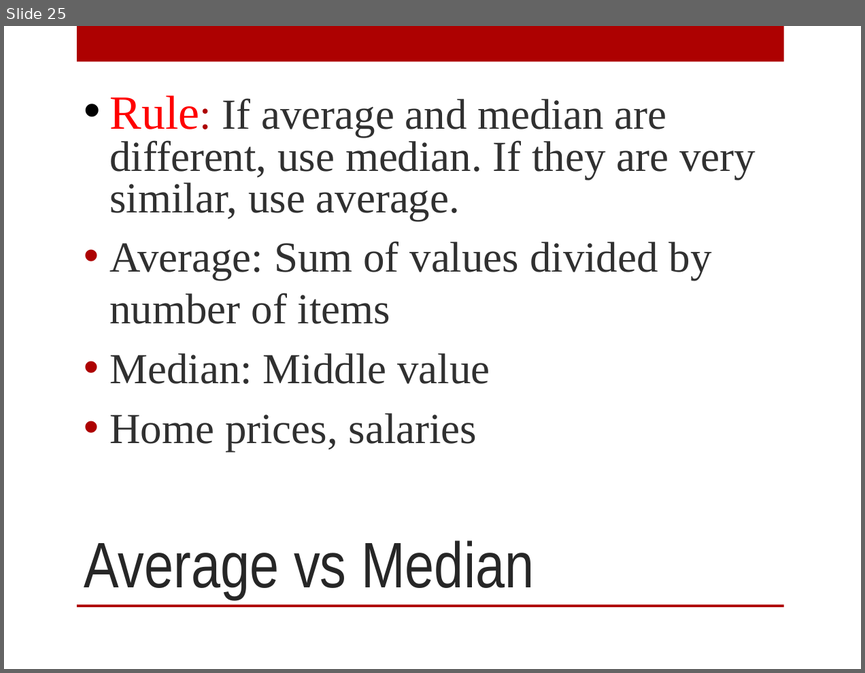
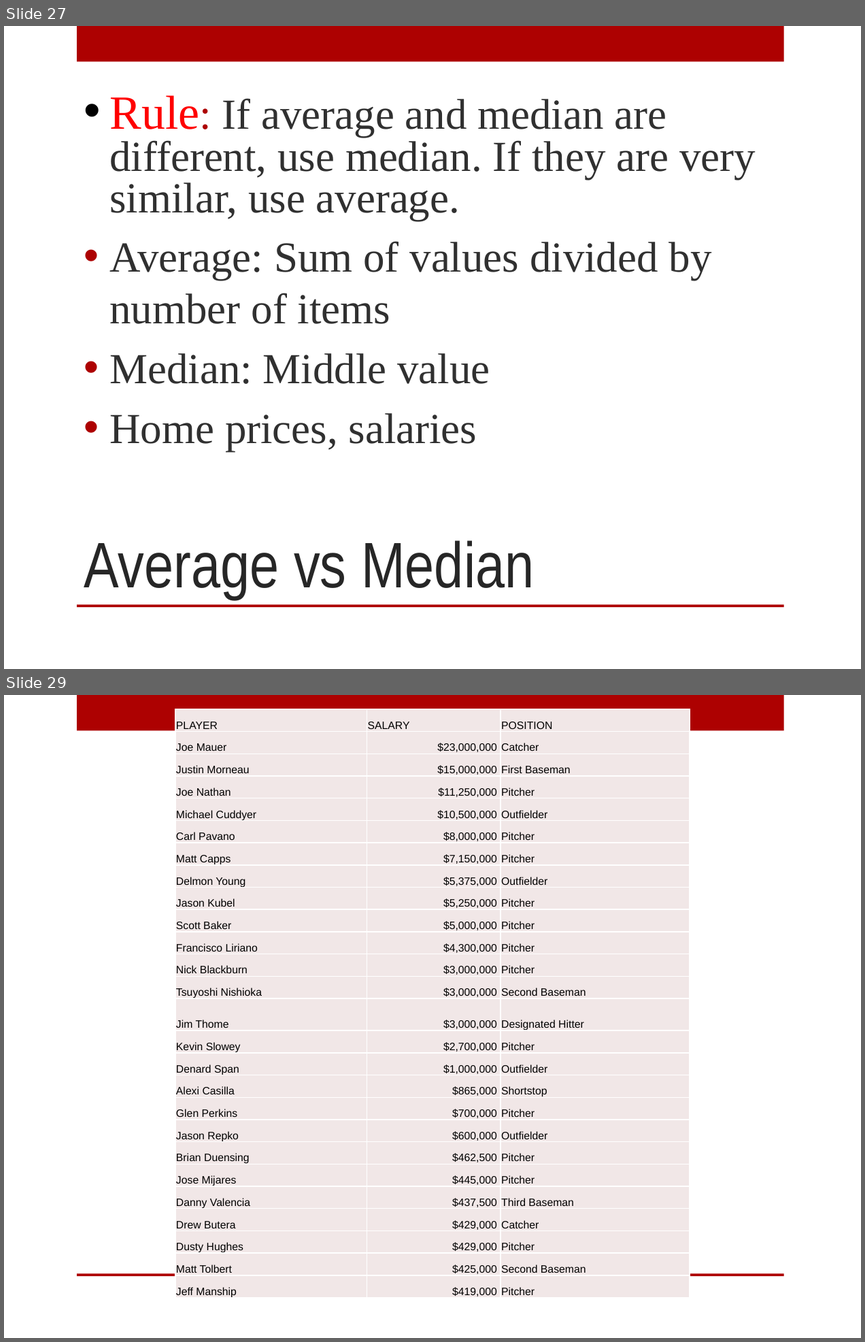
Before and after one commit to mjwebster/DataJ, a slide deck: Other/NumeracyStrib2015.pptx. Shown one above the other, each under a label of ours: slide 25 before the commit, slides 27 and 29 after it; the slides between them are not shown. The pictures are 865x673 and 865x1342 pixels, drawn with LibreOffice and Linux fonts; fonts in the diff are those of the drawing; background and template pictures are left out. Boxes give left, top, right and bottom in pixels: in the first picture for what was removed or moved away, otherwise in the second. Text is boxed around its words. In the diff, an @@ line names an element or a change of style, - is before the commit and + after.

```diff
--- a/Other/NumeracyStrib2015.pptx
+++ b/Other/NumeracyStrib2015.pptx
@@ slide 29 added at <box>4,695,861,1338</box>, background picture (left out); not listed: 2 template elements that a slide beside it also shows @@
@@ table added at <box>175,709,689,1300</box>, 26 rows, 3 columns @@
+PLAYER | SALARY | POSITION
+Joe Mauer | $23,000,000 | Catcher
+Justin Morneau | $15,000,000 | First Baseman
+Joe Nathan | $11,250,000 | Pitcher
+Michael Cuddyer | $10,500,000 | Outfielder
+Carl Pavano | $8,000,000 | Pitcher
+Matt Capps | $7,150,000 | Pitcher
+Delmon Young | $5,375,000 | Outfielder
+Jason Kubel | $5,250,000 | Pitcher
+Scott Baker | $5,000,000 | Pitcher
+Francisco Liriano | $4,300,000 | Pitcher
+Nick Blackburn | $3,000,000 | Pitcher
+Tsuyoshi Nishioka | $3,000,000 | Second Baseman
+Jim Thome | $3,000,000 | Designated Hitter
+Kevin Slowey | $2,700,000 | Pitcher
+Denard Span | $1,000,000 | Outfielder
+Alexi Casilla | $865,000 | Shortstop
+Glen Perkins | $700,000 | Pitcher
+Jason Repko | $600,000 | Outfielder
+Brian Duensing | $462,500 | Pitcher
+Jose Mijares | $445,000 | Pitcher
+Danny Valencia | $437,500 | Third Baseman
+Drew Butera | $429,000 | Catcher
+Dusty Hughes | $429,000 | Pitcher
+Matt Tolbert | $425,000 | Second Baseman
+Jeff Manship | $419,000 | Pitcher
@@ what was slide 25 is now slide 27 @@
```
Also in this commit, not shown: 38 slides changed, 13 other slides added, 8 slides removed, 6 other files.
